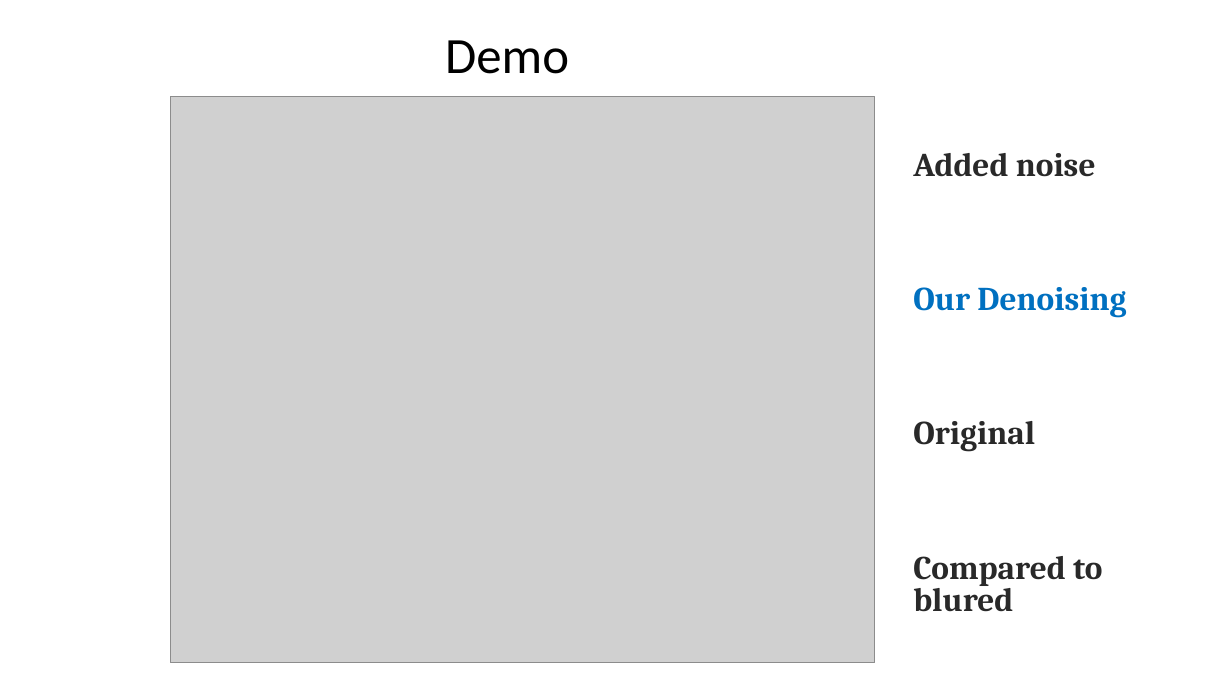
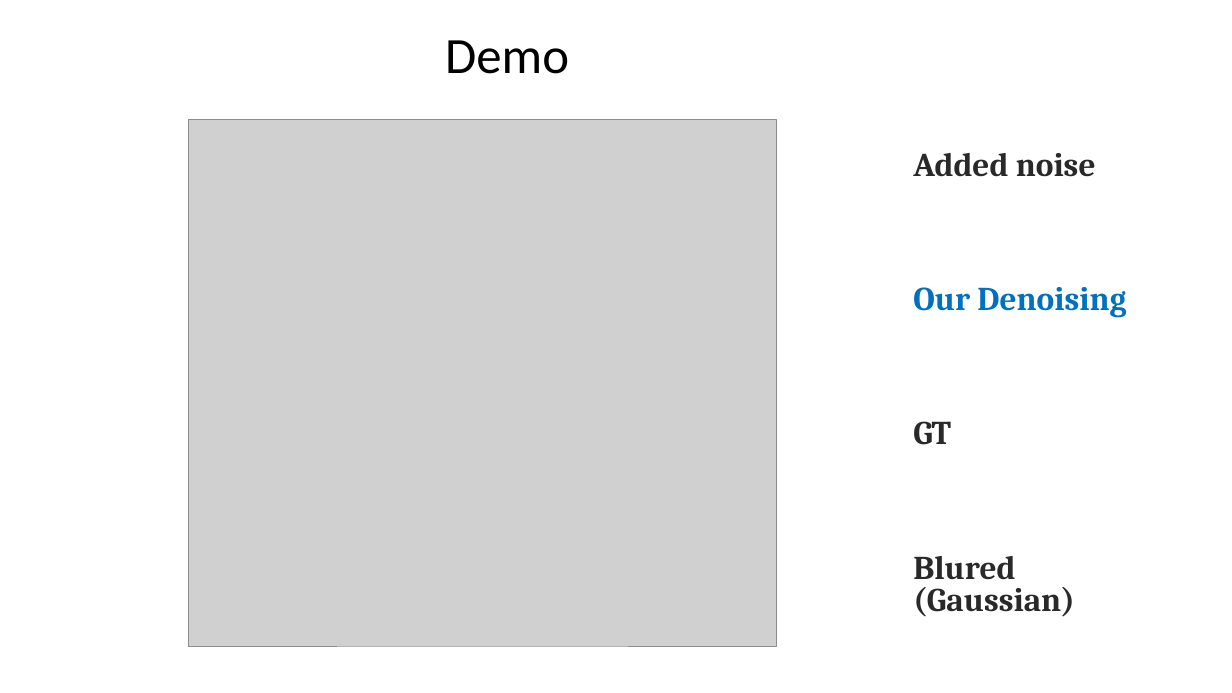
Before and after one commit to Valeriy77/cv_training, a slide deck: slide 9 of CourseProject/CourseProject.pptx. Drawn at 1232x693 pixels with LibreOffice and Linux fonts; fonts in the diff are those of the drawing; grey boxes stand for pictures. Boxes give left, top, right and bottom in pixels: in the first picture for what was removed or moved away, otherwise in the second. Text is boxed around its words. In the diff, an @@ line names an element or a change of style, - is before the commit and + after.

Commit message:
updated text

```diff
--- a/CourseProject/CourseProject.pptx
+++ b/CourseProject/CourseProject.pptx
@@ picture: place and size @@
-picture at <box>170,96,874,664</box>
+picture at <box>189,120,776,647</box>
@@ text at <box>913,421,1075,617</box>: text changed @@
-Original
-Compared to blured
+GT
+Blured (Gaussian)
```
Also in this commit, not shown: 3 other slides changed, 1 slide added, 1 slide removed.
